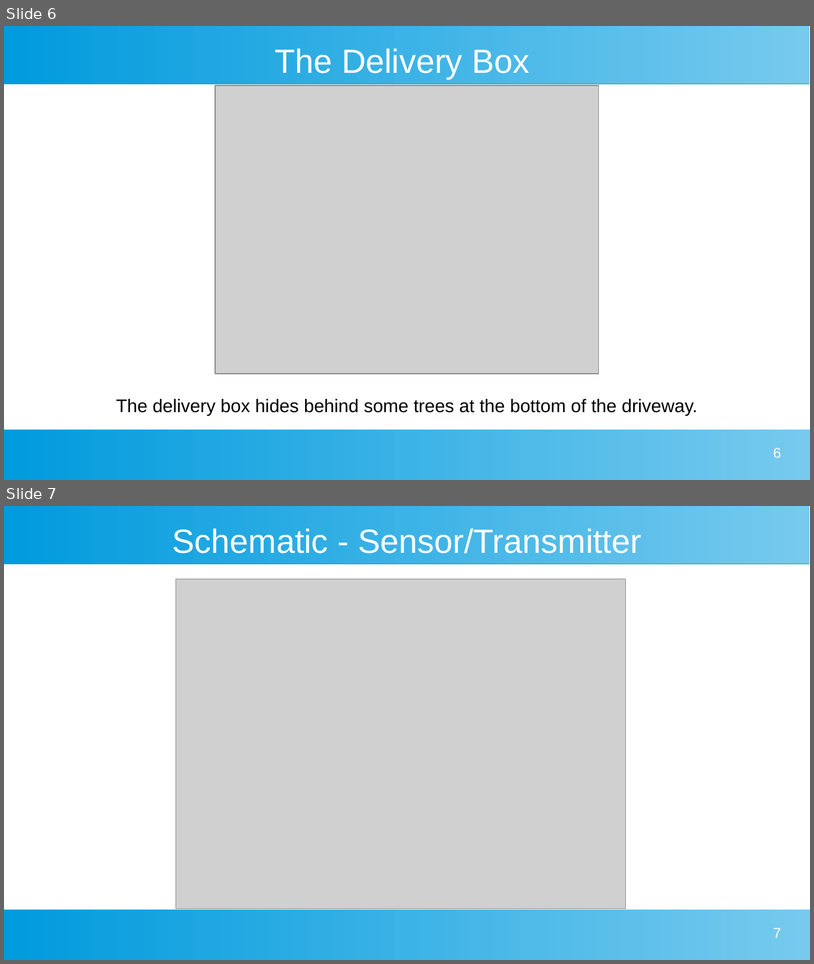
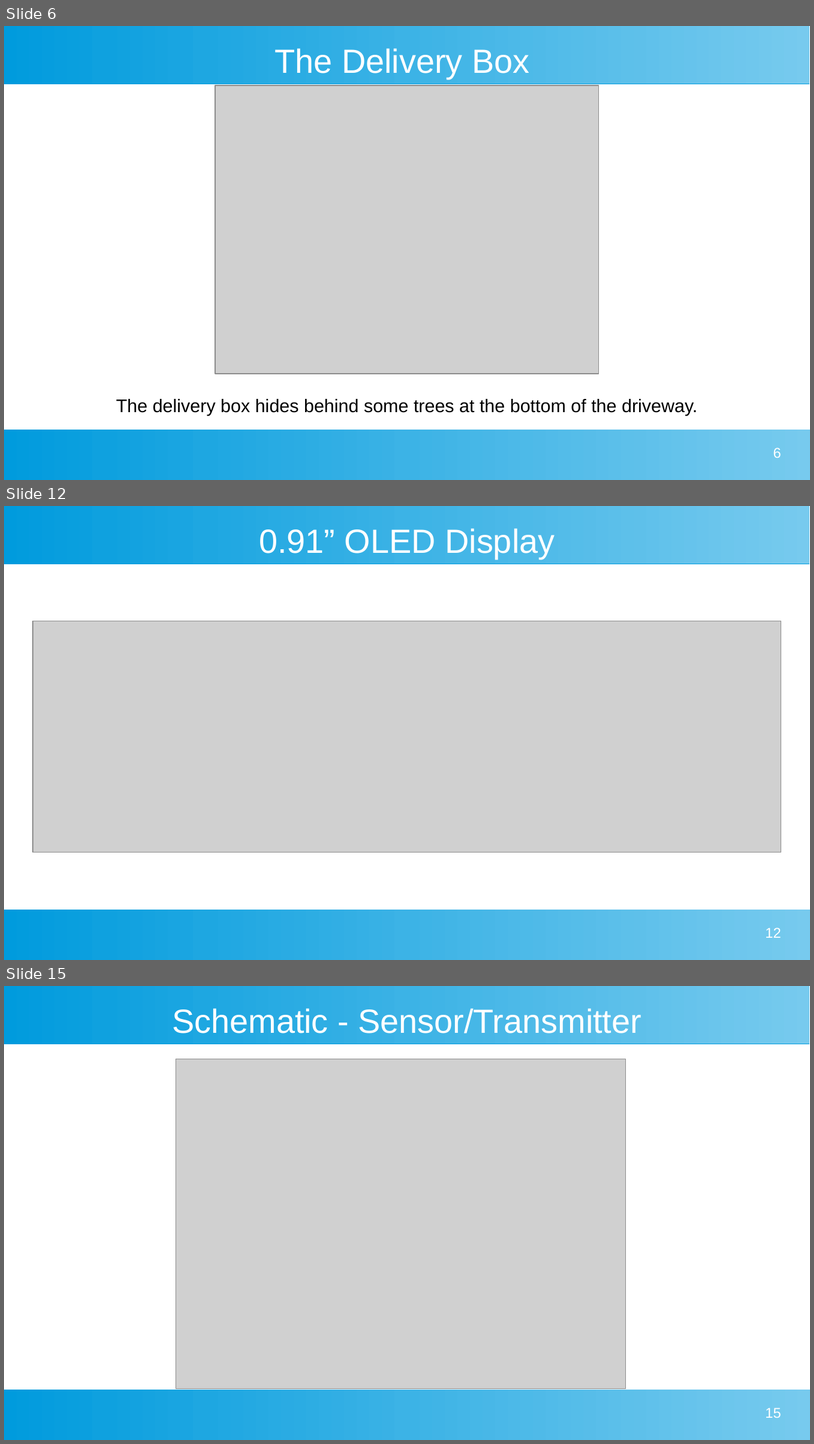
Before and after one commit to buteomont/Delivery-Box-Reporter-LoRa, a slide deck: resources/Presentation/Delivery Box Presentation.odp. Shown one above the other, each under a label of ours: slides 6 and 7 before the commit, slides 6, 12 and 15 after it; the slides between them are not shown. The pictures are 814x964 and 814x1444 pixels, drawn with LibreOffice and Linux fonts; fonts in the diff are those of the drawing; grey boxes stand for pictures. Boxes give left, top, right and bottom in pixels: in the first picture for what was removed or moved away, otherwise in the second. Text is boxed around its words. In the diff, an @@ line names an element or a change of style, - is before the commit and + after.

```diff
--- a/resources/Presentation/Delivery Box Presentation.odp
+++ b/resources/Presentation/Delivery Box Presentation.odp
@@ slide 12 added at (4,506,810,960), background #FFFFFF; not listed: 2 template elements that a slide beside it also shows @@
@@ title added at (259,528,555,559), 33 pt, text #FFFFFF @@
+0.91” OLED Display
@@ picture added at (33,621,782,852) @@
@@ page number added at (765,927,781,937), 14 pt, text #FFFFFF @@
+12
@@ what was slide 7 is now slide 15 @@
@@ page number at (765,1407,781,1417): text changed @@
-7
+15
```
Also in this commit, not shown: 10 other slides added, 11 other files.
